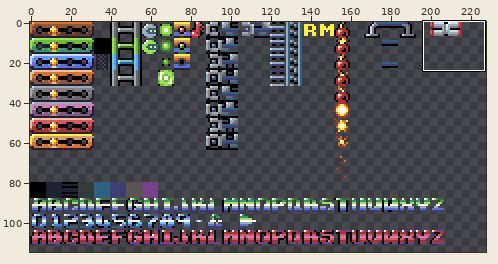
Two versions of one sprite sheet, game-android/assets/map/tiles.png. The first picture is a wide view before the edit; the outline marks the close-up.
Close-up. Before the edit:
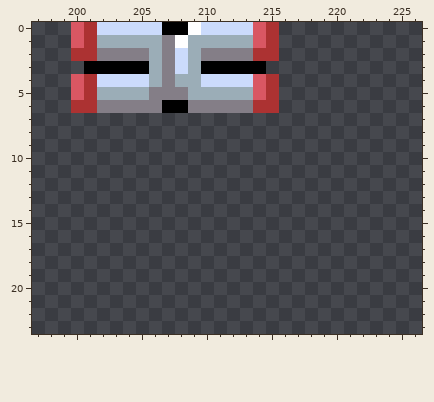
The file is 256x256 pixels. Shown: x 197..226, y 0..23. The wide view leaves out empty margins.
New version:
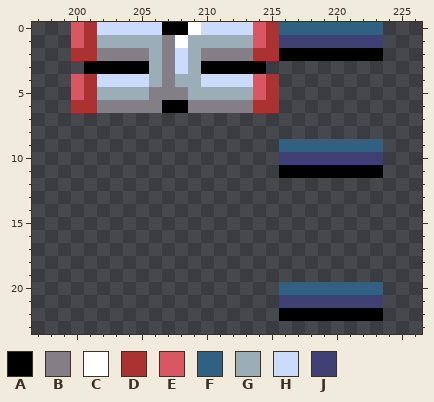
Palette (. is transparent): A #000000  B #847e87  C #ffffff  D #ac3232  E #d95763  F #306082  G #9badb7  H #cbdbfc  J #3f3f74
Difference:
@@ x 214..225 @@
- 0 ED..........
- 1 ED..........
- 2 DD..........
+ 0 EDFFFFFFFF..
+ 1 EDJJJJJJJJ..
+ 2 DDAAAAAAAA..
  3 A...........
@@ x 214..225 @@
  8 ............
- 9 ............
-10 ............
-11 ............
+ 9 ..FFFFFFFF..
+10 ..JJJJJJJJ..
+11 ..AAAAAAAA..
 12 ............
@@ x 214..225 @@
 19 ............
-20 ............
-21 ............
-22 ............
+20 ..FFFFFFFF..
+21 ..JJJJJJJJ..
+22 ..AAAAAAAA..
 23 ............
Changed places in both close-ups, as pixel boxes (x1, y1, x2, y2):
added: (279, 22, 383, 61)
added: (279, 139, 383, 178)
added: (279, 282, 383, 321)
